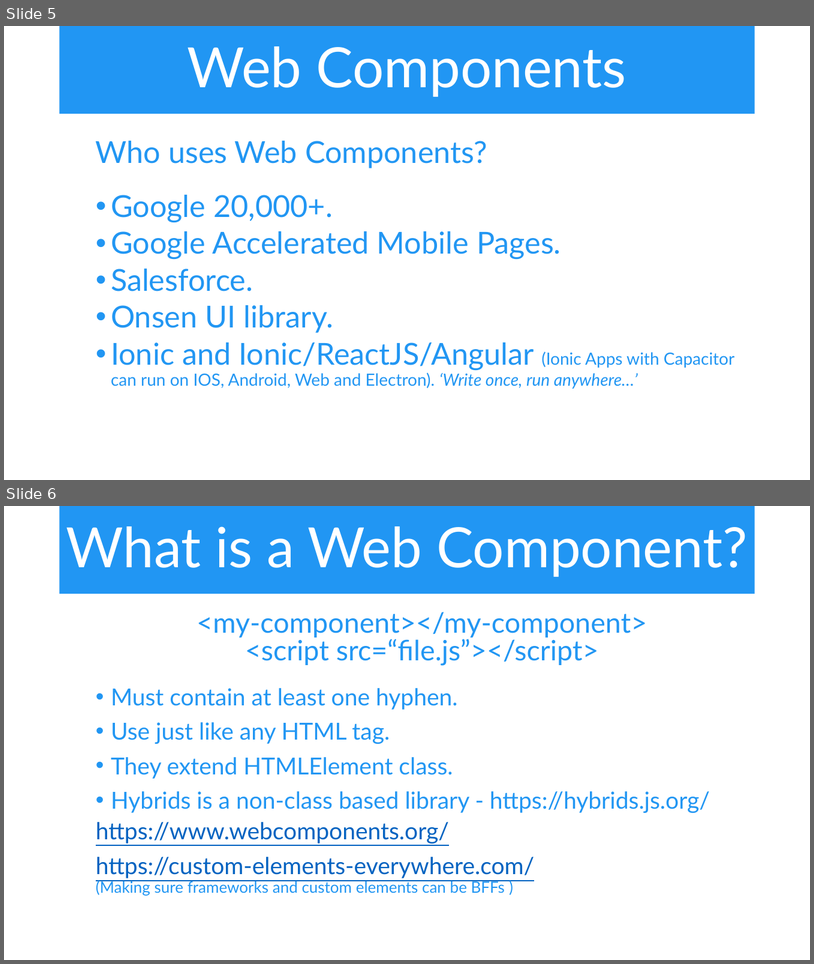
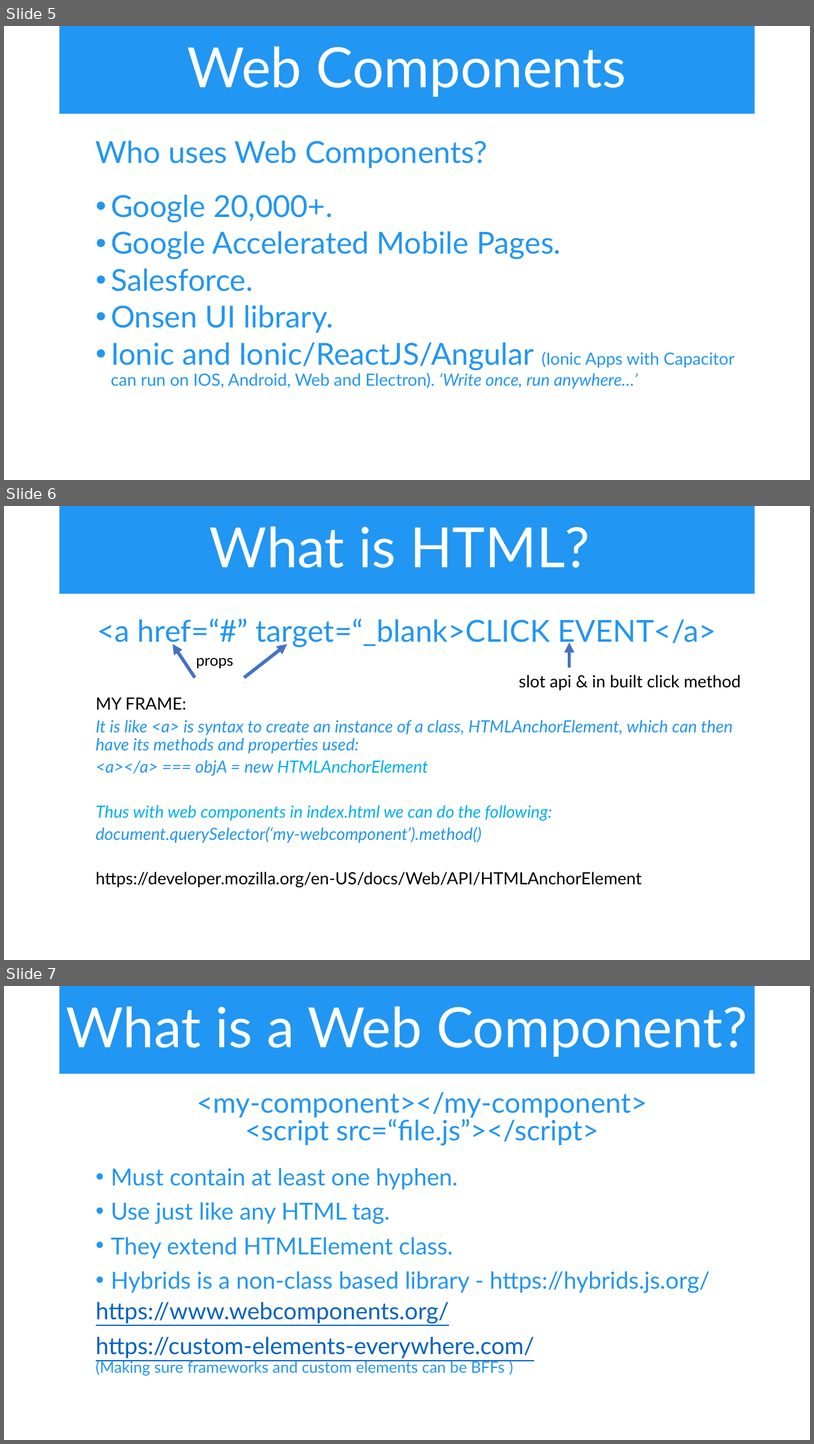
Before and after one commit to iwswordpress/WebComponents, a slide deck: webcomponents.pptx. Shown one above the other, each under a label of ours: slides 5 and 6 before the commit, slides 5, 6 and 7 after it. The pictures are 814x964 and 814x1444 pixels, drawn with LibreOffice and Linux fonts; fonts in the diff are those of the drawing. Boxes give left, top, right and bottom in pixels: in the first picture for what was removed or moved away, otherwise in the second. Text is boxed around its words. In the diff, an @@ line names an element or a change of style, - is before the commit and + after.

```diff
--- a/webcomponents.pptx
+++ b/webcomponents.pptx
@@ slide 6 added at box(4, 506, 810, 960), background #FFFFFF @@
@@ title added at box(60, 506, 755, 594), fill #2196F3, 66 pt, text #FFFFFF @@
+What is HTML?
@@ text added at box(96, 618, 741, 887), 20 pt, text #2196F3, italic @@
+<a href=“#” target=“_blank>CLICK EVENT</a>
+  props
+  slot api & in built click method
+  MY FRAME:
+  It is like <a> is syntax to create an instance of a class, HTMLAnchorElement, which can then have its methods and properties used:
+  <a></a> === objA = new HTMLAnchorElement
+  Thus with web components in index.html we can do the following:
+  document.querySelector(‘my-webcomponent’).method()
+  https://developer.mozilla.org/en-US/docs/Web/API/HTMLAnchorElement
@@ arrow added from (195, 677) to (173, 644), #4472C4 4 pt @@
@@ arrow added from (244, 677) to (287, 644), #4472C4 4 pt @@
@@ arrow added from (570, 667) to (570, 642), #4472C4 4 pt @@
@@ what was slide 6 is now slide 7 @@
```
Also in this commit, not shown: 1 slide changed, 1 other file.
